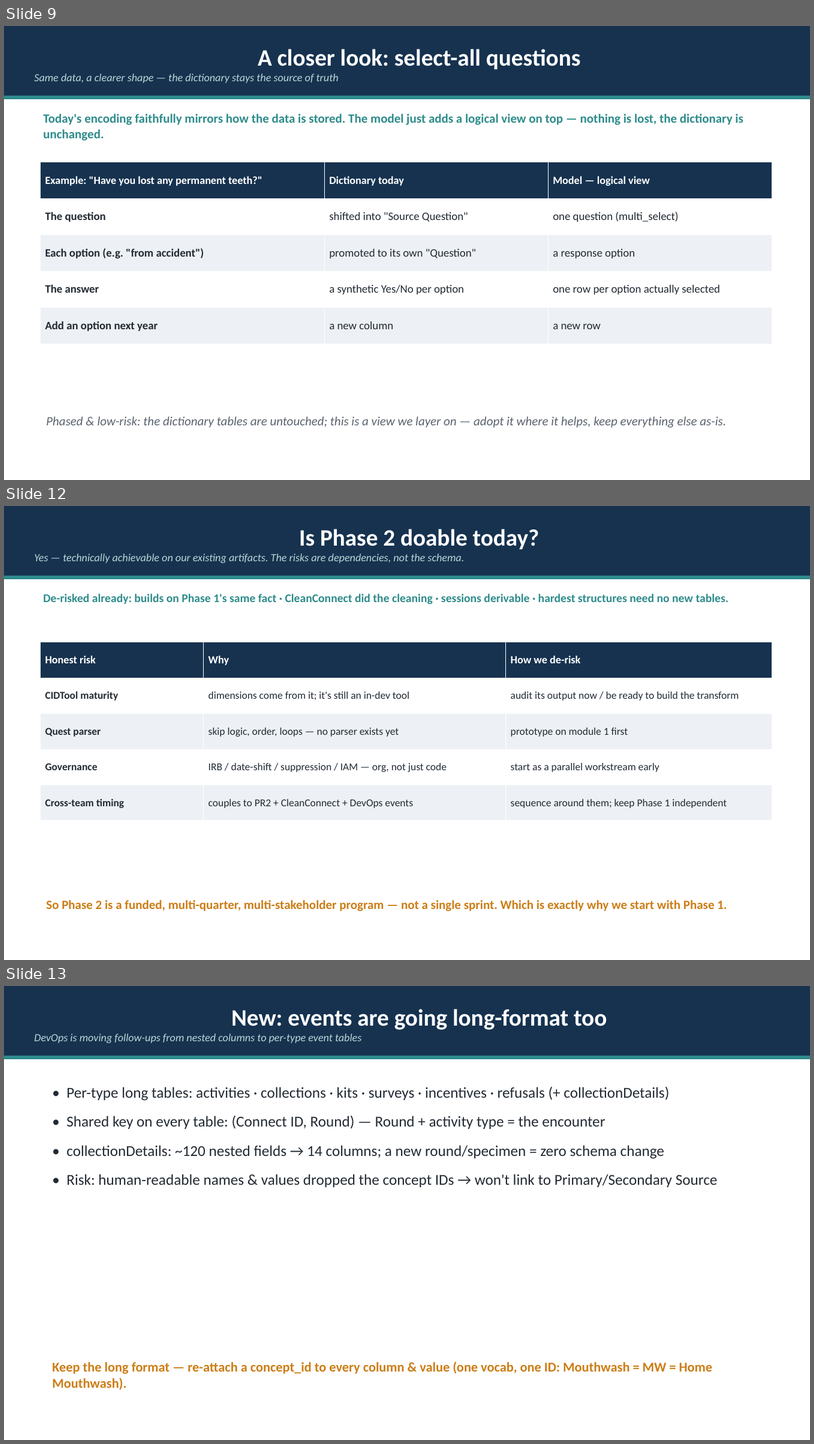
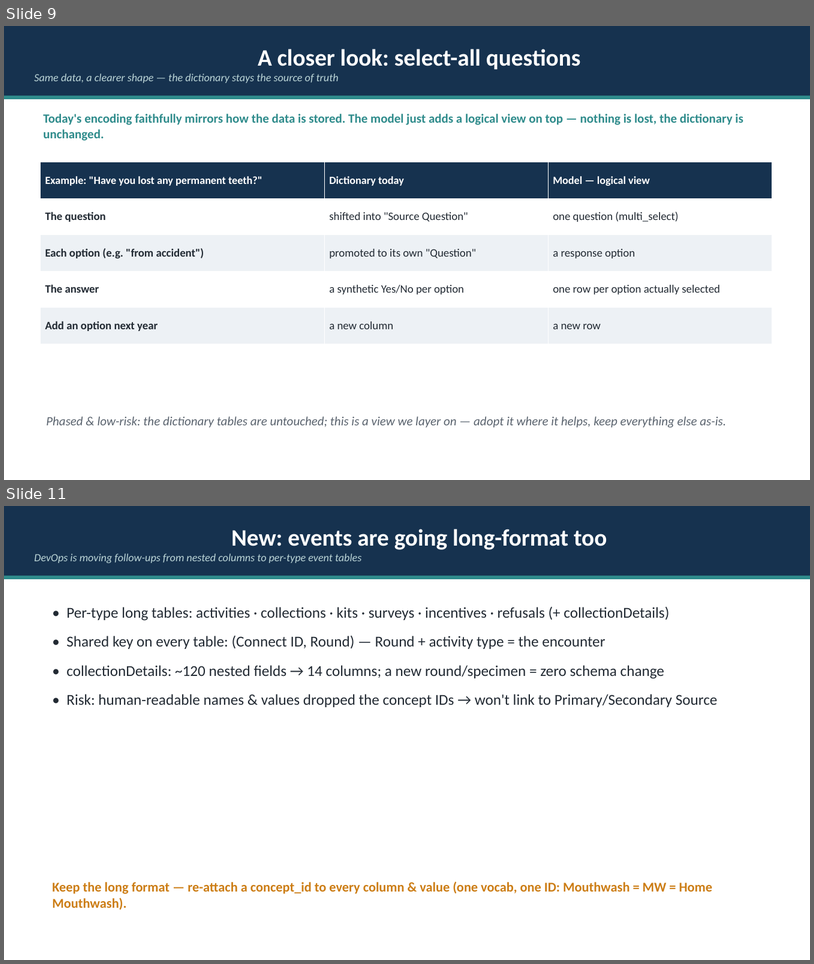
Before and after one commit to Analyticsphere/relational_data_model_demo, a slide deck: docs/Connect_Data_Model_Pitch.pptx. Shown one above the other, each under a label of ours: slides 9, 12 and 13 before the commit, slides 9 and 11 after it; the slides between them are not shown. The pictures are 814x1444 and 814x964 pixels, drawn with LibreOffice and Linux fonts; fonts in the diff are those of the drawing. Boxes give left, top, right and bottom in pixels: in the first picture for what was removed or moved away, otherwise in the second. Text is boxed around its words. In the diff, an @@ line names an element or a change of style, - is before the commit and + after.

Commit message:
Adopt Dictionary-Direct as THE model; recast Model B features as incremental enhancements
Decision: the Dictionary-Direct model (dictionary as source of truth + one long responses fact) is the
accepted Connect Data Model. The larger redesigned warehouse (formerly "Model B" / "Phase 2") is not
pursued as a wholesale transformation; its valuable capabilities are now documented as bounded, optional
enhancements layered on the accepted model.

- Add docs/enhancement_backlog.md: the decision record + each feature as a potential extension (value,
  sketch, cost) — normalized question-type view, typed value columns, version handling, skip_logic,
  response_sessions, concept equivalence, governance, dbt analytics marts (kept), event plane.
- README: "The Data Model" (Dictionary-Direct) + an "Incremental enhancements" section; Phase 2 narrative,
  ERD, and Next Steps removed/refocused.
- Refocus AGENTS.md, docs/internal_pitch.md, docs/example_queries.md (three-way -> two-way), and the slide
  deck (build_deck.py regenerated: two-phase/Phase-2 slides -> one enhancement-roadmap slide).
- Delete Model B artifacts: connect_data_model*/connect_integrated* SVGs, sql/data_model.sql,
  docs/phase2_etl_sketch.md, and the Model B dbml/mermaid twins.
- Keep the event plane as an enhancement (memo, event-plane SVGs, data_model_events sources).

```diff
--- a/docs/Connect_Data_Model_Pitch.pptx
+++ b/docs/Connect_Data_Model_Pitch.pptx
@@ slide 12 removed at (4,506,810,960), background #FFFFFF @@
@@ rectangle removed at (4,506,810,576) @@
-Is Phase 2 doable today?
-Yes — technically achievable on our existing artifacts. The risks are dependencies, not the schema.
@@ rectangle removed at (4,576,810,579) @@
@@ text removed at (43,594,729,604) @@
-De-risked already: builds on Phase 1's same fact · CleanConnect did the cleaning · sessions derivable · hardest structures need no new tables.
@@ table removed at (40,642,772,820), 5 rows, 3 columns @@
-Honest risk | Why | How we de-risk
-CIDTool maturity | dimensions come from it; it's still an in-dev tool | audit its output now / be ready to build the transform
-Quest parser | skip logic, order, loops — no parser exists yet | prototype on module 1 first
-Governance | IRB / date-shift / suppression / IAM — org, not just code | start as a parallel workstream early
-Cross-team timing | couples to PR2 + CleanConnect + DevOps events | sequence around them; keep Phase 1 independent
@@ text removed at (46,900,727,911) @@
-So Phase 2 is a funded, multi-quarter, multi-stakeholder program — not a single sprint. Which is exactly why we start with Phase 1.
@@ what was slide 13 is now slide 11 @@
```
Also in this commit, not shown: 3 slides changed, 2 slides added, 3 other slides removed, 24 other files.
